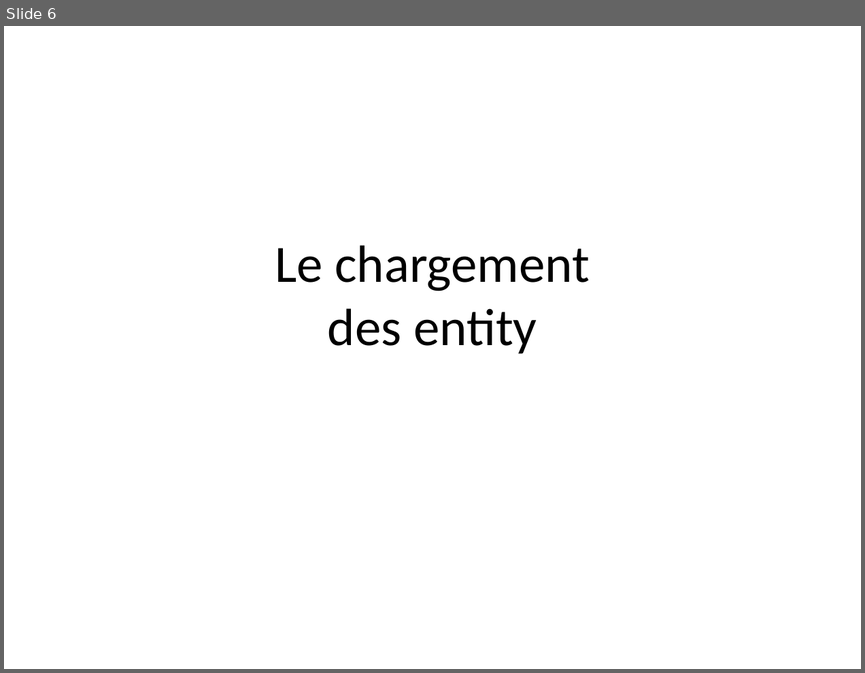
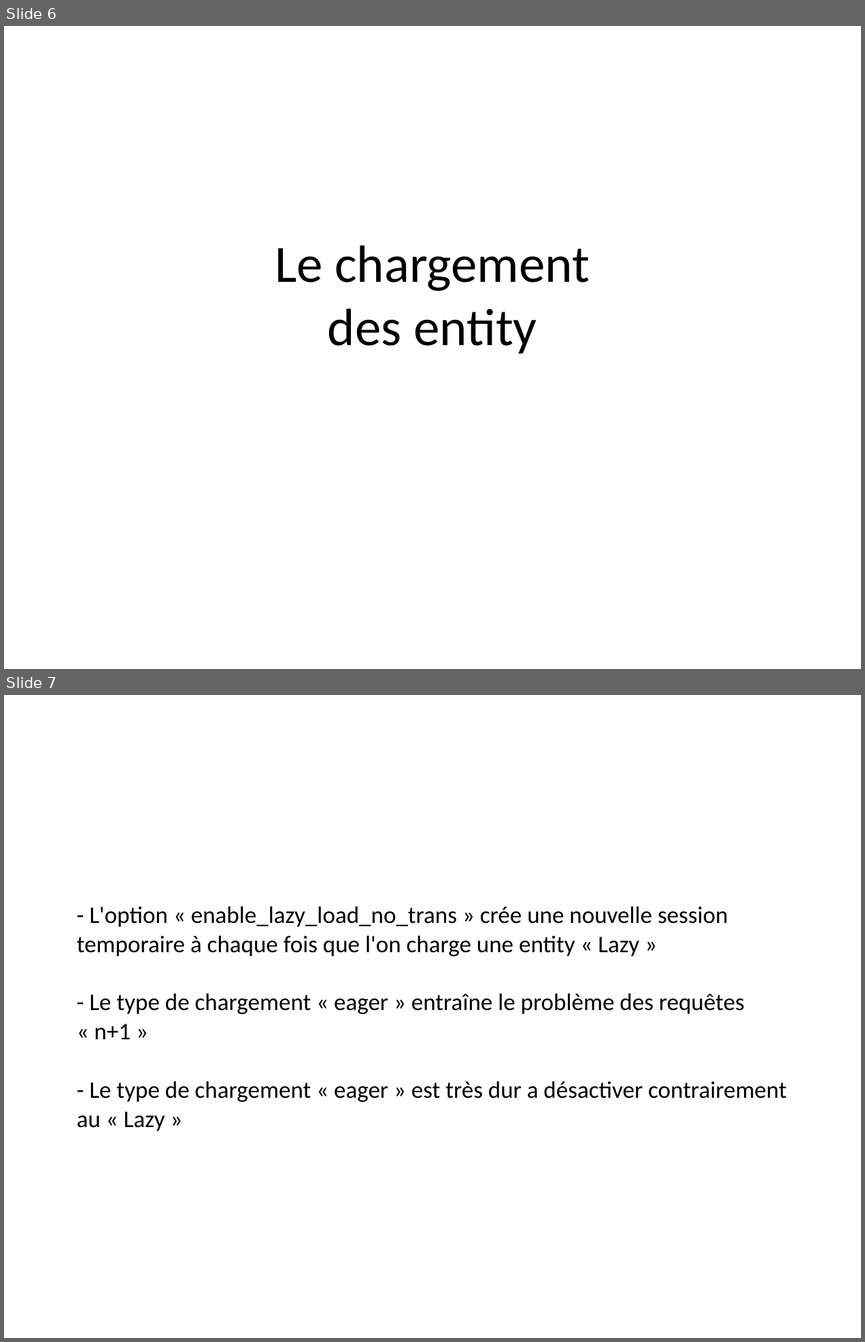
Before and after one commit to Pierre76400/demohibernate, a slide deck: src/main/resources/presentation/DemoHibernate.ppt. Shown one above the other, each under a label of ours: slide 6 before the commit, slides 6 and 7 after it. The pictures are 865x673 and 865x1342 pixels, drawn with LibreOffice and Linux fonts; fonts in the diff are those of the drawing. Boxes give left, top, right and bottom in pixels: in the first picture for what was removed or moved away, otherwise in the second. Text is boxed around its words. In the diff, an @@ line names an element or a change of style, - is before the commit and + after.

```diff
--- a/src/main/resources/presentation/DemoHibernate.ppt
+++ b/src/main/resources/presentation/DemoHibernate.ppt
@@ slide 7 added at (x1=4, y1=695, x2=861, y2=1338), background #FFFFFF @@
@@ title added at (x1=77, y1=906, x2=787, y2=1131), 20 pt, text #000000 @@
+- L'option « enable_lazy_load_no_trans » crée une nouvelle session temporaire à chaque fois que l'on charge une entity « Lazy »
+- Le type de chargement « eager » entraîne le problème des requêtes « n+1 »
+- Le type de chargement « eager » est très dur a désactiver contrairement au « Lazy »
```
Also in this commit, not shown: 3 slides changed, 9 other files.
